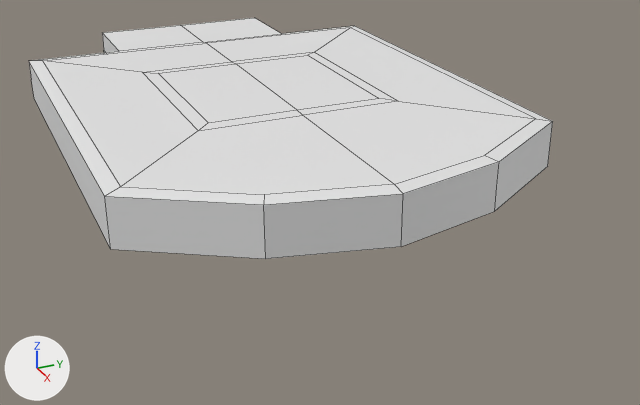
The Blender file Assets/3D_Models/Village.blend: old version first, new version second.
Rendered twice from a 50 mm camera at (4.01, -1.5, 1.43) aimed at (0.38, 0.13, -0.39). The axes (+X, +Y, +Z) are drawn at lower left. The lights are the same throughout. Mesh edges are drawn as thin lines.

Before the edit, the objects in view are built like this:
```python
me_cube = bpy.data.meshes.new('Cube')
me_cube.from_pydata(...)  # 57 vertices, 41 faces; spans x -1.47..1.43, y -1.0..1.0, z -0.11..0.12
me_cube.materials.append(mat_material)  # white #e7e7e7
ob_cube = bpy.data.objects.new('Cube', me_cube)
ob_cube.location = (0.0, 0.0, 0.0)
```
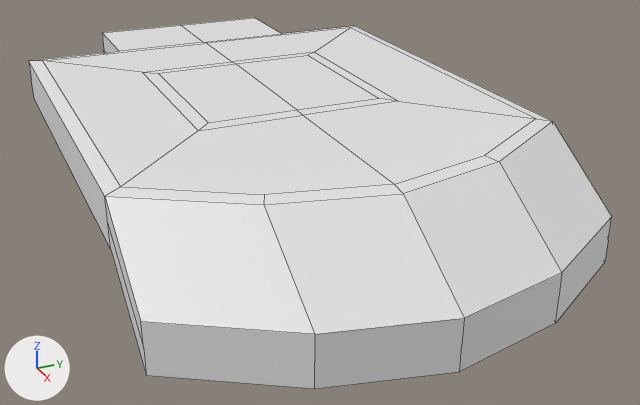
The change, as a diff of the scene's bpy script:
```diff
--- a/Assets/3D_Models/Village.blend.py
+++ b/Assets/3D_Models/Village.blend.py
@@ me_cube @@
 # used by ob_cube; location = (0.0, 0.0, 0.0)
-me_cube.from_pydata(...)  # 57 vertices, 41 faces; spans x -1.47..1.43, y -1.0..1.0, z -0.11..0.12
+me_cube.from_pydata(...)  # 69 vertices, 53 faces; spans x -1.47..1.87, y -1.0..1.0, z -0.39..0.12
+# me_cube part 1
+# 3 vertices are removed from x 1.31..1.43, y -0.5..0.5, z 0.0
+# 4 faces are deleted
+# 3 vertices are added at (1.87, 0.0, -0.28), (1.75, 0.5, -0.28), (1.75, -0.5, -0.28)
+# 12 new vertices lie (0.44, 0.0, -0.28) away from vertices in x 1.0..1.43, y -1.0..1.0, z -0.11..0.11
+# 16 new faces join them
 me_cube.materials.append(mat_material)
```

Where the change shows, as pixel boxes [x1, y1, x2, y2] in the pictures (640 x 405 px):
'Cube', reshaped (11% wider, 54% taller)
    before: [29, 18, 553, 259]
    after: [29, 18, 612, 389]
part 1 of me_cube, built on
    before: [105, 122, 553, 259]
    after: [105, 122, 612, 389]
